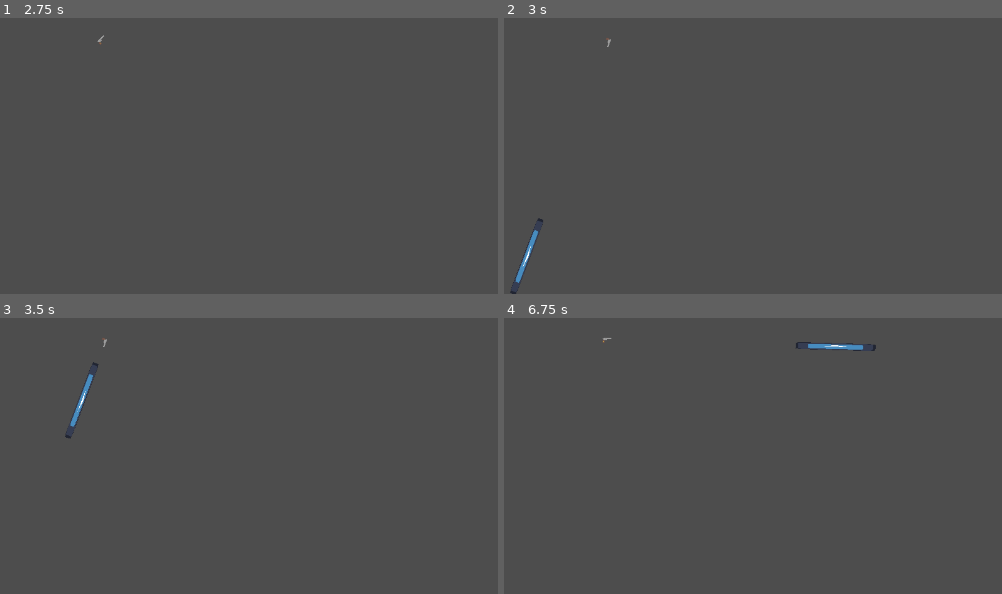
Above: before the commit, frames 1-4 (two rows, left to right).
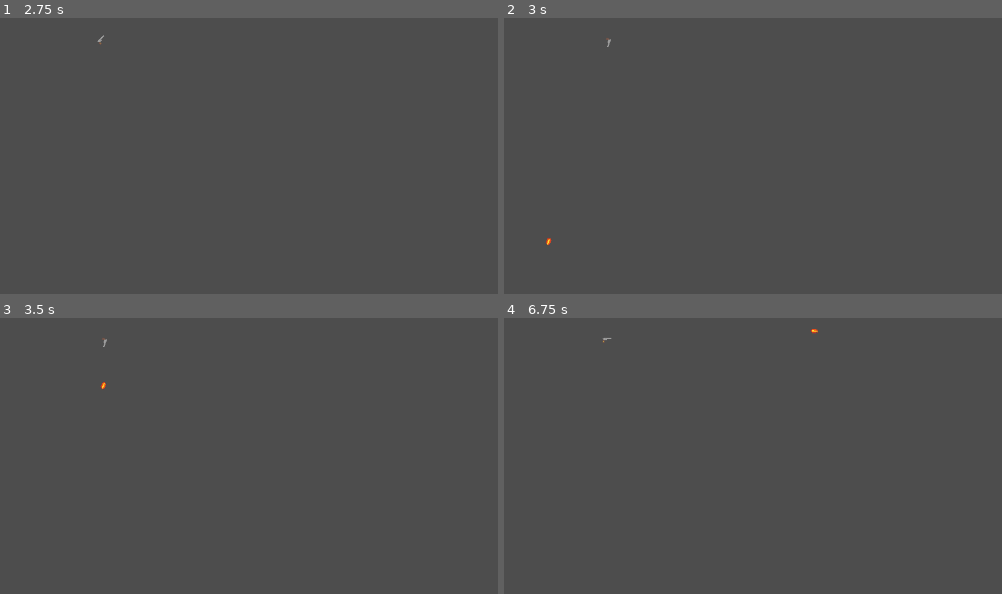
Above: after the commit, the same moments.

Repository: NicolasGabriel-dev/Projeto-D
Game: Godot game, scene res://Scenes/gun.tscn
Two runs of this game, one before a commit and one after it. Both use one fixed random seed, a clock stepped at 60 frames per second and the inputs below. The engine's default icon, where the game draws it, is replaced by a stand-in: a white triangle on a blue panel in a dark square.
Inputs (mouse positions are in pixels of both pictures, inside the frame that each line leads up to):
- Up to frame 1 (2.75 s): tap Enter at 0.5, 0.6, 2, 2.1 s; move the mouse to (273, 45) at 0.52 s; hold Right (ui_right) 0.53-1.28 s; click (273, 45) at 0.67 s; tap Space at 1.25 s; move the mouse to (outside the picture) at 1.27 s; hold Down (ui_down) 1.28-2.03 s; tap F at 1.35 s; click (outside the picture) at 1.42 s; move the mouse to (outside the picture) at 2.02 s; hold Right (ui_right) from 2.03 s (still down); click (outside the picture) at 2.17 s
- Up to frame 2 (3 s): tap Space at 2.75 s; move the mouse to (563, 158) at 2.77 s; release Right (ui_right) at 2.78 s; hold Up (ui_up) from 2.78 s (still down); tap F at 2.85 s; click (563, 158) at 2.92 s
- Up to frame 3 (3.5 s): keep holding Up (ui_up)
- Up to frame 4 (6.75 s): move the mouse to (842, 436) at 3.52 s; release Up (ui_up) at 3.53 s; hold Left (ui_left) 3.53-5.03 s; tap Enter at 3.6, 4.25, 5.1, 6.6 s; click (842, 436) at 3.67 s; move the mouse to (outside the picture) at 4.27 s; tap F at 4.35, 5.85 s; click (outside the picture) at 4.42 s; tap Space at 5 s; move the mouse to (643, 367) at 5.02 s; hold Down (ui_down) 5.03-5.78 s; click (643, 367) at 5.17 s; move the mouse to (outside the picture) at 5.77 s; hold Right (ui_right) 5.78-6.53 s; click (outside the picture) at 5.92 s; move the mouse to (777, 345) at 6.52 s; hold Up (ui_up) from 6.53 s (still down); click (777, 345) at 6.67 s

Frame 1 is identical in both runs. In frame 2, 0.3% of the frame differs, in the area x 1-10%, y 72-100%; in frame 3, 0.3%; in frame 4, 0.3%, in the area x 58-75%, y 3-12%.

Commit message:
Mais algumas funcionalidades

Diff:
--- a/Scenes/bullet.tscn
+++ b/Scenes/bullet.tscn
@@ -1,19 +1,21 @@
 [gd_scene load_steps=4 format=3 uid="uid://d0585ak4nh1ho"]
 
 [ext_resource type="Script" uid="uid://dro1tselq47nc" path="res://Scripts/bullet.gd" id="1_oduel"]
-[ext_resource type="Texture2D" uid="uid://dbtf2fjdtolh7" path="res://icon.svg" id="1_xjght"]
+[ext_resource type="Texture2D" uid="uid://bmeofff32st22" path="res://Assets/bullet.png" id="2_oduel"]
 
 [sub_resource type="RectangleShape2D" id="RectangleShape2D_oduel"]
-size = Vector2(128, 11)
+size = Vector2(0.9849999, 0.66551733)
 
 [node name="CharacterBody2D" type="CharacterBody2D"]
+scale = Vector2(10, 10)
 script = ExtResource("1_oduel")
 
 [node name="Sprite2D" type="Sprite2D" parent="."]
-position = Vector2(0, -2.4999995)
-scale = Vector2(1, 0.08593751)
-texture = ExtResource("1_xjght")
+position = Vector2(-3.393538, -2.642578)
+scale = Vector2(0.15161553, 0.14296871)
+texture = ExtResource("2_oduel")
 
 [node name="CollisionShape2D" type="CollisionShape2D" parent="."]
-position = Vector2(0, -2.5)
+position = Vector2(-3.447, -2.677)
+scale = Vector2(1.45, 1.45)
 shape = SubResource("RectangleShape2D_oduel")
--- /dev/null
+++ b/Scenes/character_body_2d.tscn
@@ -0,0 +1,11 @@
+[gd_scene load_steps=3 format=3 uid="uid://bcncvkrpaolob"]
+
+[ext_resource type="Texture2D" uid="uid://bggcxyceb6xa0" path="res://Assets/revoler.png" id="2_gbyq6"]
+[ext_resource type="Script" uid="uid://dtoxp33kgtqwr" path="res://sprite_2d.gd" id="3_pbq55"]
+
+[node name="CharacterBody2D" type="CharacterBody2D"]
+position = Vector2(253, 257)
+
+[node name="Sprite2D" type="Sprite2D" parent="."]
+texture = ExtResource("2_gbyq6")
+script = ExtResource("3_pbq55")
--- /dev/null
+++ b/sprite_2d.gd
@@ -0,0 +1,59 @@
+extends Sprite2D
+
+@export var radius: float = 50.0
+@export var fire_rate: float = 0.3
+@export var reload_time: float = 2.0
+@export var max_bullets: int = 6
+
+var bullet_path = preload("res://Scenes/bullet.tscn")
+var bullet_count: int = 0
+var can_shoot: bool = true
+
+
+func _physics_process(delta: float) -> void:
+	look_at(get_global_mouse_position())
+
+	if Input.is_action_just_pressed("ui_up"):
+		if can_shoot:
+			start_shooting()
+
+
+func _process(delta: float) -> void:
+	var mouse_pos = get_global_mouse_position()
+	var player = get_parent() as CharacterBody2D
+	if player == null:
+		return
+
+	var player_pos = player.global_position
+	var distance = player_pos.distance_to(mouse_pos)
+	var mouse_dir = (mouse_pos - player_pos).normalized()
+
+	if distance > radius:
+		mouse_pos = player_pos + mouse_dir * radius
+
+	global_position = mouse_pos
+
+
+func fire() -> void:
+	var bullet_instance = bullet_path.instantiate()
+	if bullet_instance:
+		bullet_instance.rotation = global_rotation
+		bullet_instance.global_position = global_position
+		get_tree().current_scene.add_child(bullet_instance)
+
+
+func start_shooting() -> void:
+	can_shoot = false
+	fire()
+	bullet_count += 1
+	print("💥 Bullet:", bullet_count)
+
+	await get_tree().create_timer(fire_rate).timeout
+
+	if bullet_count >= max_bullets:
+		print("🔄 Recarregando...")
+		await get_tree().create_timer(reload_time).timeout
+		bullet_count = 0
+		print("✅ Recarregado!")
+
+	can_shoot = true
Binary file added: Assets/bullet.png
Not shown, added: Assets/bullet.png.import
Not shown, added: sprite_2d.gd.uid
